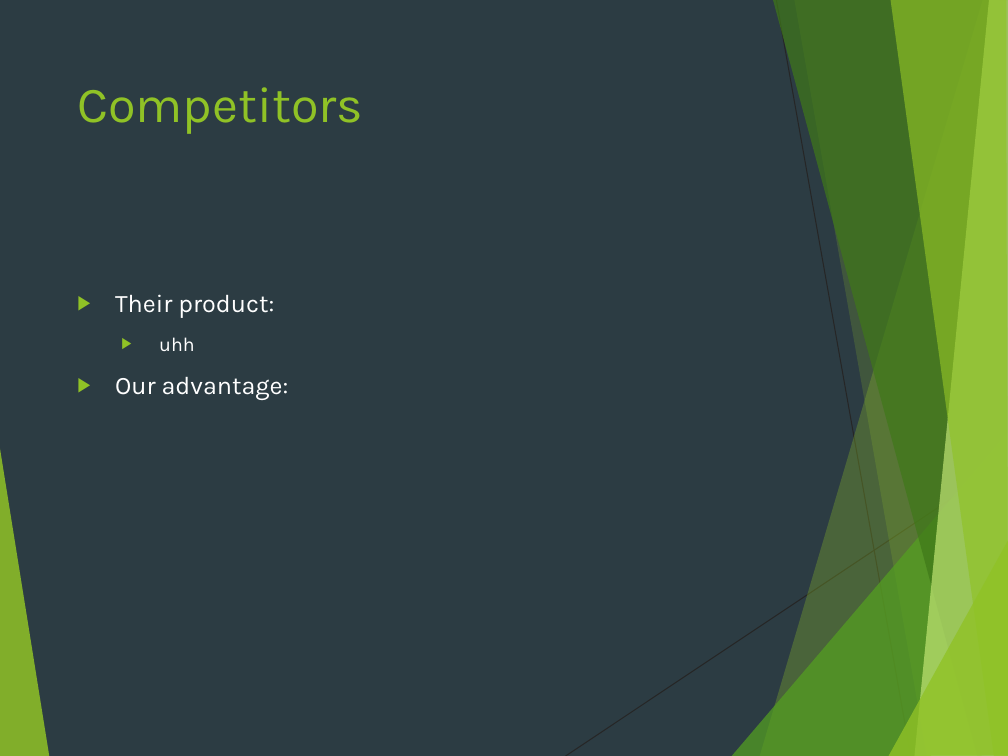
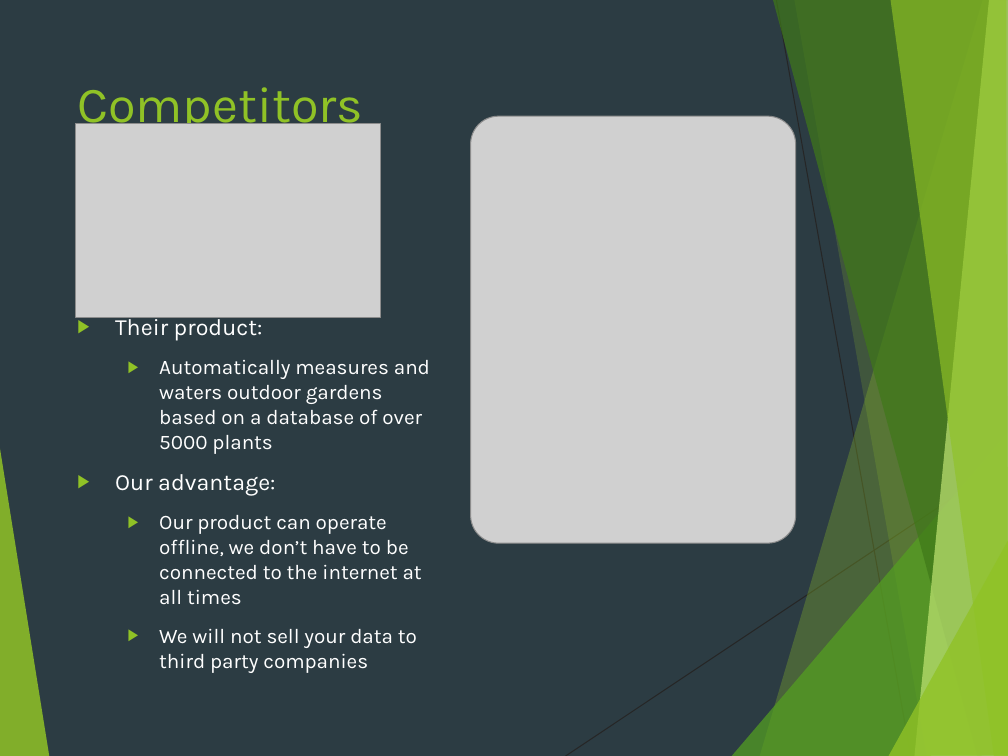
Before and after one commit to deanwedgbury/testRepo, a slide deck: slide 5 of PlantBuddy.pptx. Drawn at 1008x756 pixels with LibreOffice and Linux fonts; fonts in the diff are those of the drawing; grey boxes stand for pictures. Boxes give left, top, right and bottom in pixels: in the first picture for what was removed or moved away, otherwise in the second. Text is boxed around its words. In the diff, an @@ line names an element or a change of style, - is before the commit and + after.

```diff
--- a/PlantBuddy.pptx
+++ b/PlantBuddy.pptx
@@ picture added at [471,116,796,543] @@
@@ picture added at [76,124,381,318] @@
@@ text "Their product:": place and size @@
-text "Their product:" at [115,294,289,400]
+text "Their product:" at [115,314,430,673]
@@ text at [115,314,275,496]: size 18 to 16.6 pt in "Their product:", "Our advantage:" @@
@@ text at [159,360,430,454]: text changed; size 14 to 14.8 pt @@
-    ▶ uhh
+  ▶ Automatically measures and waters outdoor gardens based on a database of over 5000 plants
@@ text at [159,515,422,673]: paragraphs added @@
+  ▶ Our product can operate offline, we don’t have to be connected to the internet at all times
+  ▶ We will not sell your data to third party companies
```
Also in this commit, not shown: 1 other slide changed, 1 slide added.
